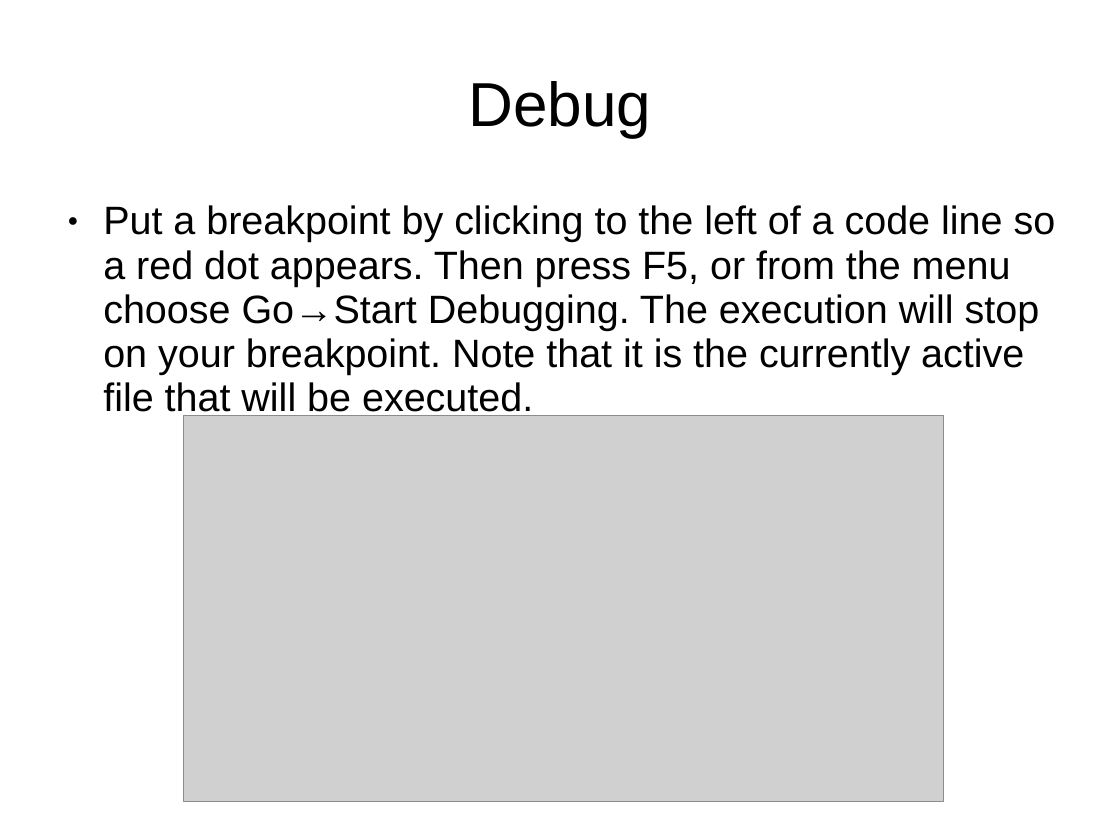
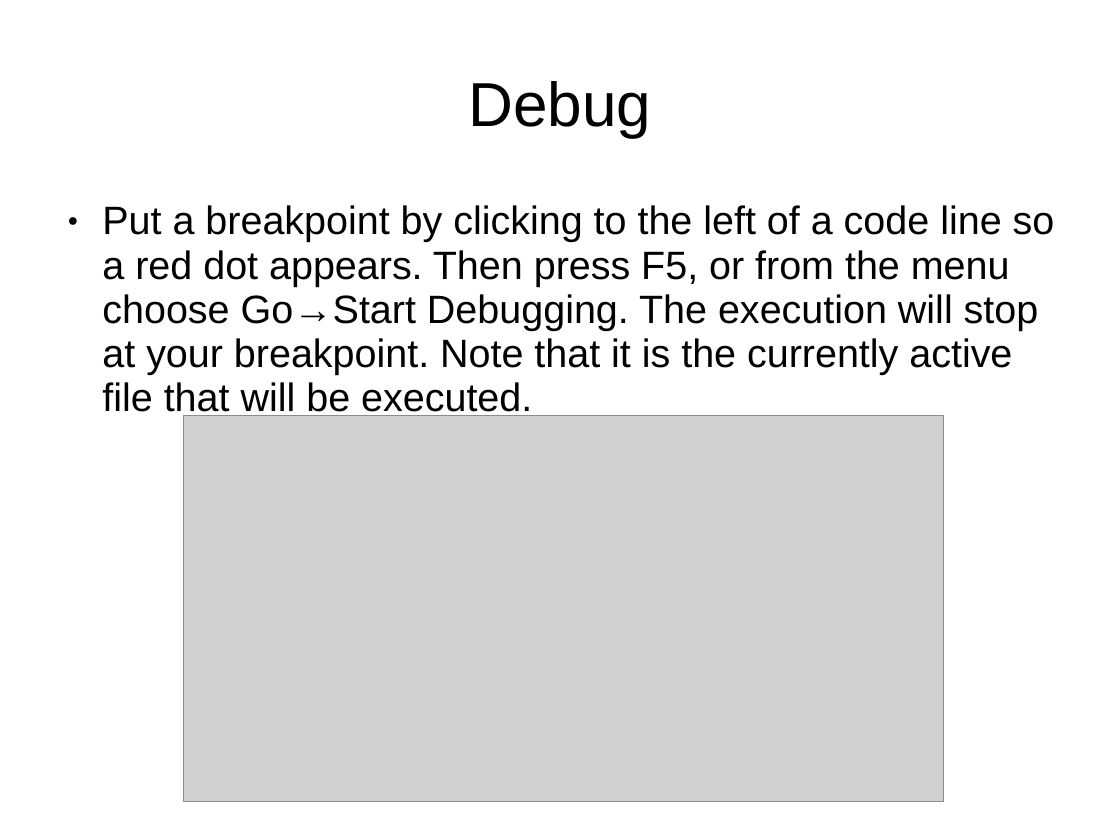
Before and after one commit to smicker/go_course, a slide deck: slide 13 of Golang genomgång.ppt. Drawn at 1120x840 pixels with LibreOffice and Linux fonts; fonts in the diff are those of the drawing; grey boxes stand for pictures; background and template pictures are left out. Boxes give left, top, right and bottom in pixels: in the first picture for what was removed or moved away, otherwise in the second. Text is boxed around its words. In the diff, an @@ line names an element or a change of style, - is before the commit and + after.

```diff
--- a/Golang genomgång.ppt
+++ b/Golang genomgång.ppt
@@ text at [102, 205, 1055, 419]: text changed @@
-● Put a breakpoint by clicking to the left of a code line so a red dot appears. Then press F5, or from the menu choose Go→Start Debugging. The execution will stop on your breakpoint. Note that it is the currently active file that will be executed.
+● Put a breakpoint by clicking to the left of a code line so a red dot appears. Then press F5, or from the menu choose Go→Start Debugging. The execution will stop at your breakpoint. Note that it is the currently active file that will be executed.
```
Also in this commit, not shown: 47 other slides changed, 2 slides added, 2 slides removed, 1 other file.
